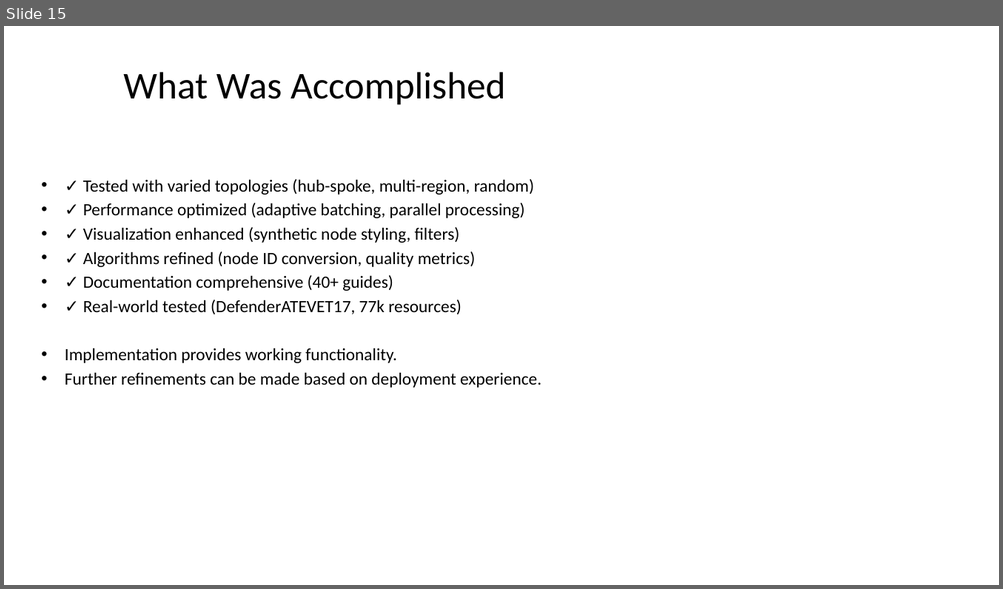
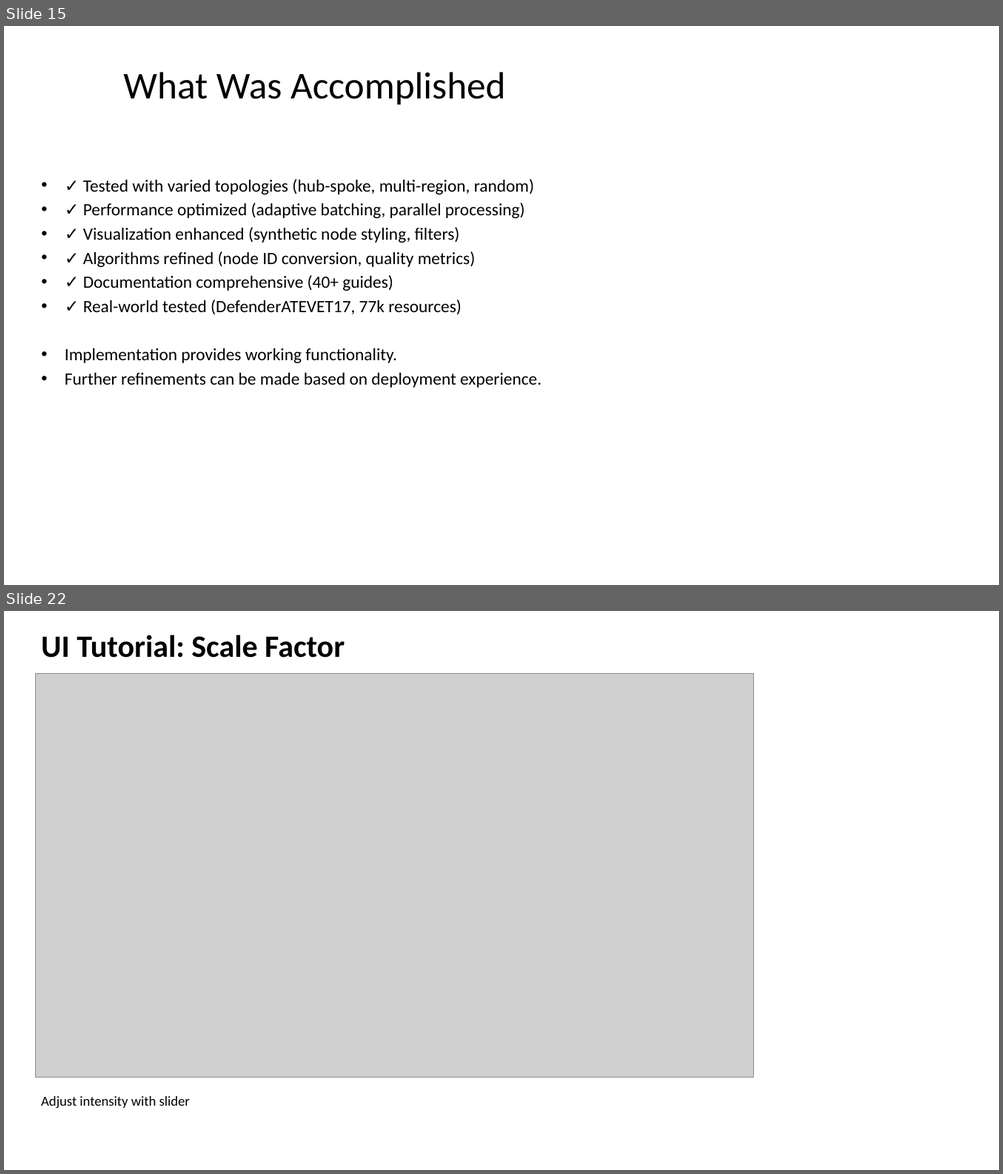
Before and after one commit to rysweet/azure-tenant-grapher, a slide deck: Scale_Operations_Implementation.pptx. Shown one above the other, each under a label of ours: slide 15 before the commit, slides 15 and 22 after it; the slides between them are not shown. The pictures are 1003x589 and 1003x1174 pixels, drawn with LibreOffice and Linux fonts; fonts in the diff are those of the drawing; grey boxes stand for pictures. Boxes give left, top, right and bottom in pixels: in the first picture for what was removed or moved away, otherwise in the second. Text is boxed around its words. In the diff, an @@ line names an element or a change of style, - is before the commit and + after.

```diff
--- a/Scale_Operations_Implementation.pptx
+++ b/Scale_Operations_Implementation.pptx
@@ slide 22 added at <box>4,611,999,1170</box>, background #FFFFFF @@
@@ text added at <box>41,635,344,658</box>, 36 pt, text #000000, bold @@
+UI Tutorial: Scale Factor
@@ picture added at <box>35,673,754,1077</box> @@
@@ text added at <box>41,1096,190,1108</box>, 16 pt, text #000000 @@
+Adjust intensity with slider
```
Also in this commit, not shown: 10 other slides added.
